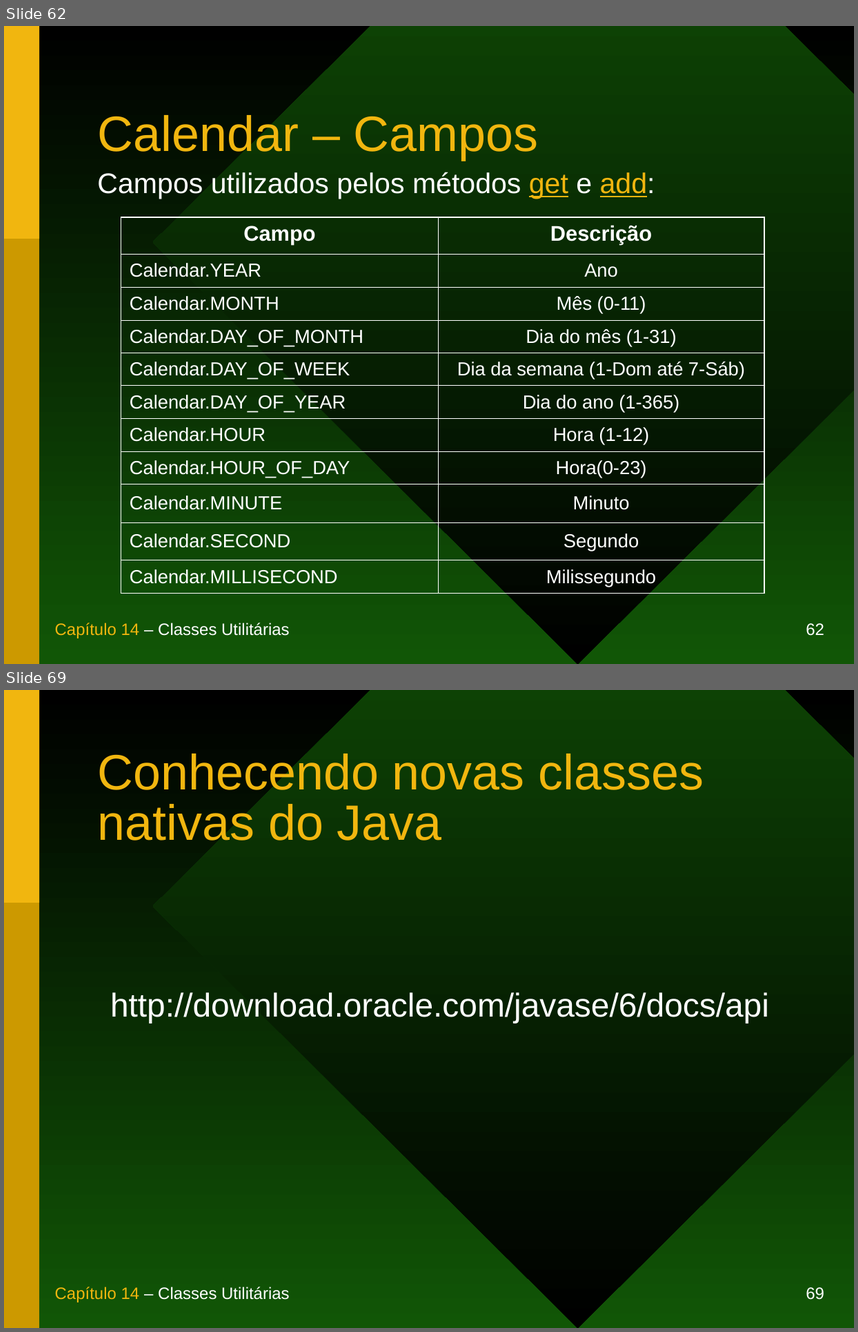
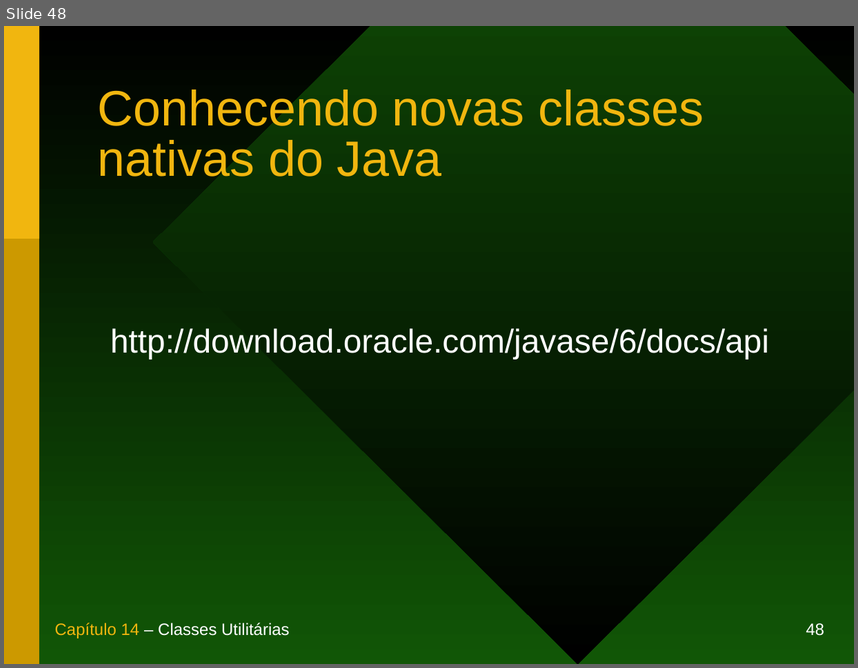
Before and after one commit to duchesqui/slzvieira-training, a slide deck: 1-Java-Programmer-Modulo-I/14.Capitulo14.ppt. Shown one above the other, each under a label of ours: slides 62 and 69 before the commit, slide 48 after it; the slides between them are not shown. The pictures are 858x1332 and 858x668 pixels, drawn with LibreOffice and Linux fonts; fonts in the diff are those of the drawing. Boxes give left, top, right and bottom in pixels: in the first picture for what was removed or moved away, otherwise in the second. Text is boxed around its words. In the diff, an @@ line names an element or a change of style, - is before the commit and + after.

```diff
--- a/1-Java-Programmer-Modulo-I/14.Capitulo14.ppt
+++ b/1-Java-Programmer-Modulo-I/14.Capitulo14.ppt
@@ slide 62 removed at [4, 26, 854, 664], background gradient #000000 to #115606; not listed: 5 template elements that a slide beside it also shows @@
@@ title removed at [97, 112, 539, 160] @@
-Calendar – Campos
@@ text removed at [97, 172, 655, 198] @@
-Campos utilizados pelos métodos get e add:
@@ table removed at [121, 217, 764, 593], 11 rows, 2 columns @@
-Campo | Descrição
-Calendar.YEAR | Ano
-Calendar.MONTH | Mês (0-11)
-Calendar.DAY_OF_MONTH | Dia do mês (1-31)
-Calendar.DAY_OF_WEEK | Dia da semana (1-Dom até 7-Sáb)
-Calendar.DAY_OF_YEAR | Dia do ano (1-365)
-Calendar.HOUR | Hora (1-12)
-Calendar.HOUR_OF_DAY | Hora(0-23)
-Calendar.MINUTE | Minuto
-Calendar.SECOND | Segundo
-Calendar.MILLISECOND | Milissegundo
@@ what was slide 69 is now slide 48 @@
@@ page number at [806, 623, 824, 635]: text changed @@
-69
+48
```
Also in this commit, not shown: 2 slides changed, 20 other slides removed, 32 other files.
